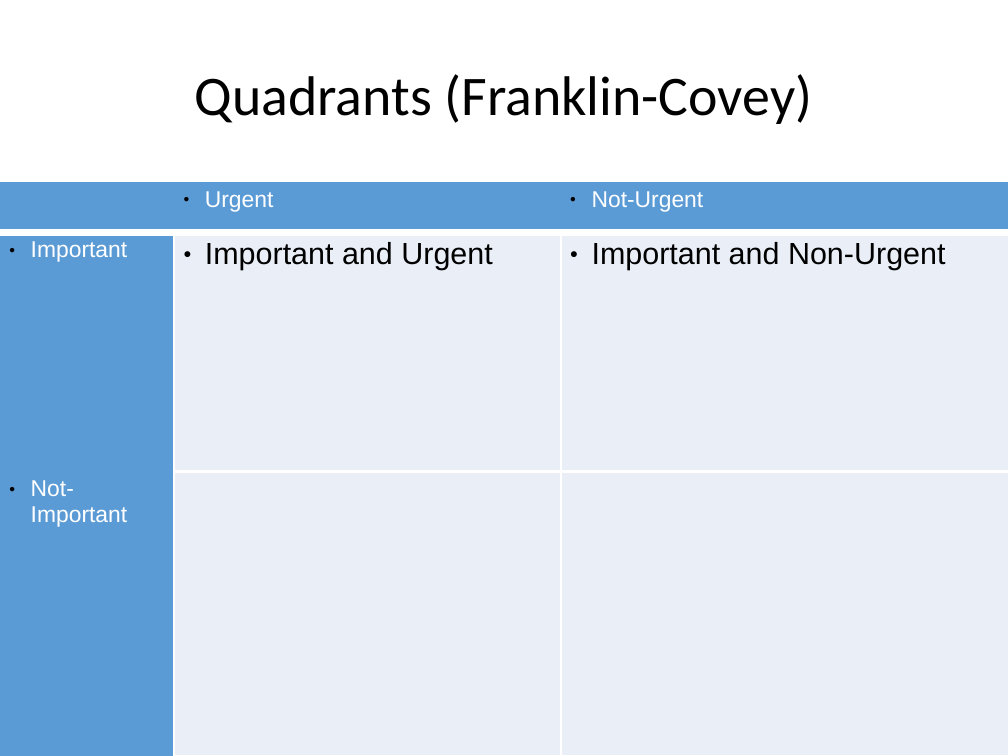
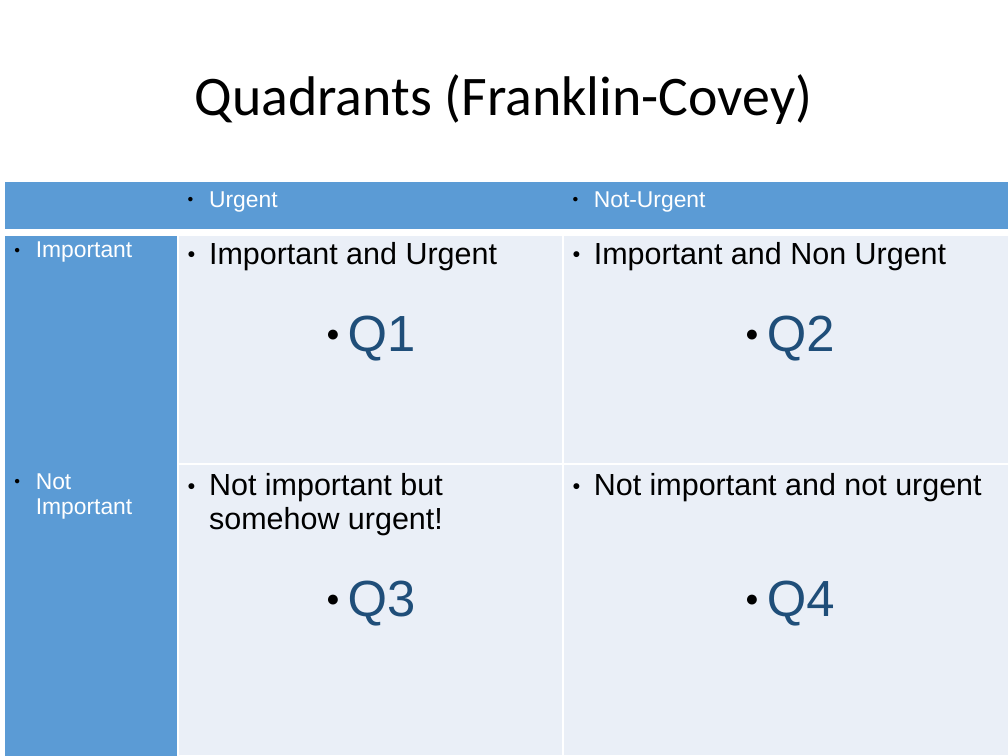
Before and after one commit to projectEndings/Endings, a slide deck: slide 18 of presentations/dhsi2019/using_releases_to_stick_to_project_plan.odp (slide 10 before the commit). Drawn at 1008x756 pixels with LibreOffice and Linux fonts; fonts in the diff are those of the drawing; background and template pictures are left out. Boxes give left, top, right and bottom in pixels: in the first picture for what was removed or moved away, otherwise in the second. Text is boxed around its words. In the diff, an @@ line names an element or a change of style, - is before the commit and + after.

```diff
--- a/presentations/dhsi2019/using_releases_to_stick_to_project_plan.odp
+++ b/presentations/dhsi2019/using_releases_to_stick_to_project_plan.odp
@@ table at (5, 182, 1008, 756) @@
-row 2, column 2: Important and Urgent
+row 2, column 2: Important and Urgent / Q1
-row 2, column 3: Important and Non-Urgent
+row 2, column 3: Important and Non Urgent / Q2
-row 3: Not-Important |  | 
+row 3: Not Important | Not important but somehow urgent! / Q3 | Not important and not urgent / Q4
@@ table: place and size @@
-table at (0, 182, 1008, 756)
+table at (5, 182, 1008, 756)
```
Also in this commit, not shown: 8 other slides changed, 20 slides added, 1 slide removed, 1 other file.
